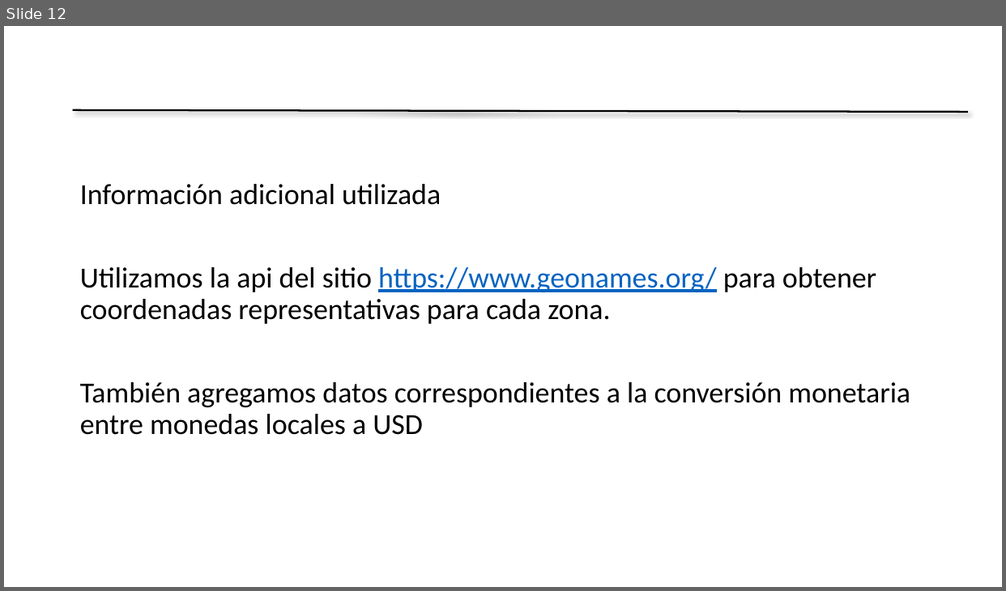
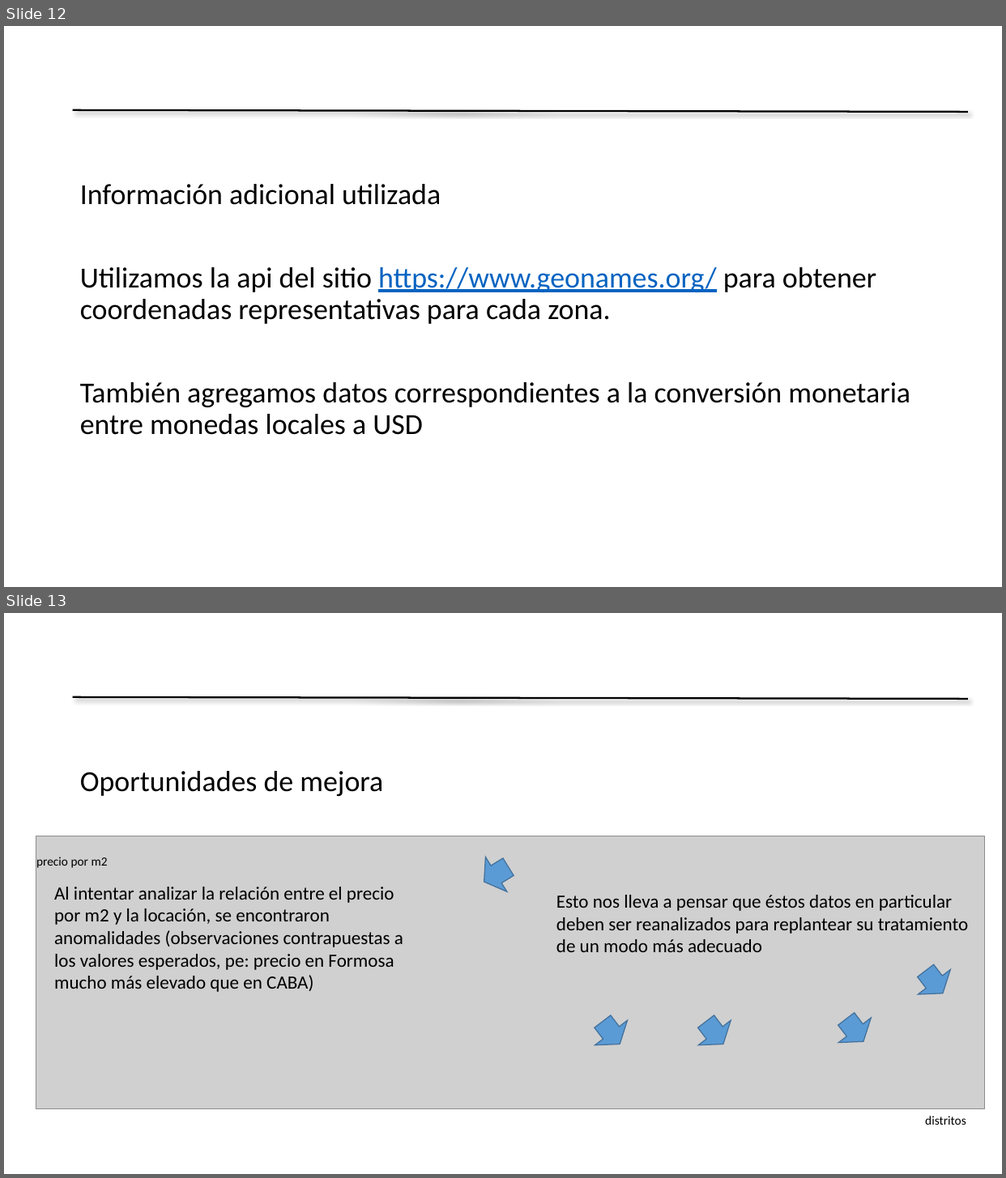
Before and after one commit to rdgagliano/DataScience-Grupo3, a slide deck: Presentation Desafio1 Grupo3.pptx. Shown one above the other, each under a label of ours: slide 12 before the commit, slides 12 and 13 after it. The pictures are 1006x591 and 1006x1178 pixels, drawn with LibreOffice and Linux fonts; fonts in the diff are those of the drawing; grey boxes stand for pictures; background and template pictures are left out. Boxes give left, top, right and bottom in pixels: in the first picture for what was removed or moved away, otherwise in the second. Text is boxed around its words. In the diff, an @@ line names an element or a change of style, - is before the commit and + after.

```diff
--- a/Presentation Desafio1 Grupo3.pptx
+++ b/Presentation Desafio1 Grupo3.pptx
@@ slide 13 added at bbox=[4, 613, 1002, 1174], background picture (left out); not listed: 1 template element that a slide beside it also shows @@
@@ text added at bbox=[80, 771, 383, 796], 28 pt, text #000000 @@
+Oportunidades de mejora
@@ text added at bbox=[54, 887, 403, 992], 18 pt, text #000000 @@
+Al intentar analizar la relación entre el precio por m2 y la locación, se encontraron anomalidades (observaciones contrapuestas a los valores esperados, pe: precio en Formosa mucho más elevado que en CABA)
@@ text added at bbox=[556, 895, 968, 952], 18 pt, text #000000 @@
+Esto nos lleva a pensar que éstos datos en particular
+deben ser reanalizados para replantear su tratamiento
+de un modo más adecuado
@@ group added at bbox=[36, 836, 985, 1125]: 5 down arrows, 2 texts, 1 picture @@
+precio por m2
+distritos
```
Also in this commit, not shown: 2 slides removed, 1 other file.
